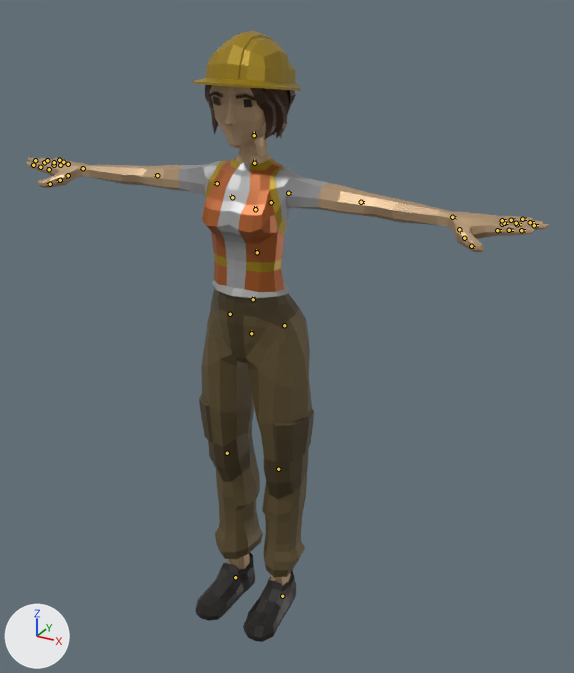
An edit to the glTF model android/app/src/main/assets/www/models/characters/FarmerAnim_F.glb, drawn before and after from the same camera.
Before and after are seen from a 50 mm camera at (1.16, -1.96, 1.96) aimed at (0.07, 0.01, 0.98). Lighting does not change. The marker at lower left points along +X, +Y and +Z. The older version comes first. The bones that change, and the others that lie on the model, are drawn over the model as lines.

Names of what the first picture shows: 'Worker_Body', 'Worker_Feet', 'Worker_Head', 'Worker_Legs'.
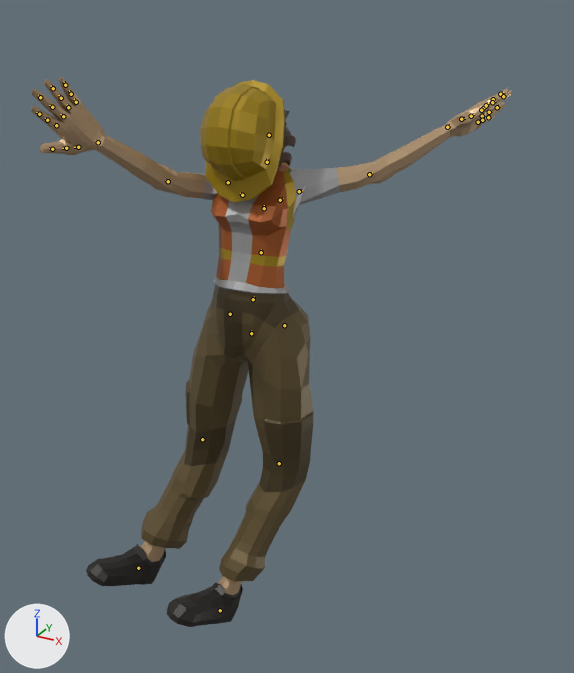
The newer file adds an action. The first version stands in its rest pose; the second is drawn at frame 14 of the action 'Farmer|Punch'.

Location of each change, (x1, y1, x2, y2) in pixels of the pictures (574 x 673 px):
```json
{"object": "Worker_Legs", "change": "posed", "before": [199, 287, 314, 577], "after": [141, 284, 313, 582], "on screen": "49% wider"}
{"object": "Worker_Body", "change": "posed", "before": [26, 154, 549, 299], "after": [31, 77, 512, 294], "on screen": "8% narrower, 49% taller"}
{"object": "Worker_Head", "change": "posed", "before": [193, 31, 301, 156], "after": [200, 80, 296, 203], "on screen": "11% narrower"}
{"object": "Worker_Feet", "change": "posed", "before": [196, 552, 296, 642], "after": [86, 541, 243, 627], "on screen": "56% wider"}
{"bone": "Abdomen", "before": "(253, 299) to (253, 296)", "after": "(253, 299) to (254, 296)"}
{"bone": "Head", "before": "(254, 135) to (254, 131)", "after": "(269, 135) to (267, 134)"}
{"bone": "Shoulder.L", "before": "(271, 202) to (273, 201)", "after": "(280, 200) to (283, 198)"}
{"bone": "UpperArm.L", "before": "(288, 193) to (291, 193)", "after": "(299, 191) to (302, 190)"}
{"bone": "LowerArm.L", "before": "(361, 202) to (364, 202)", "after": "(369, 174) to (372, 172)"}
{"bone": "Shoulder.R", "before": "(232, 197) to (230, 195)", "after": "(242, 195) to (240, 193)"}
{"bone": "UpperArm.R", "before": "(217, 183) to (214, 183)", "after": "(228, 182) to (225, 182)"}
{"bone": "LowerArm.R", "before": "(157, 175) to (154, 175)", "after": "(168, 181) to (165, 180)"}
{"bone": "LowerLeg.L", "before": "(278, 469) to (278, 470)", "after": "(279, 463) to (278, 465)"}
{"bone": "UpperLeg.R", "before": "(230, 314) to (230, 315)", "after": "(230, 314) to (229, 315)"}
{"bone": "LowerLeg.R", "before": "(227, 453) to (227, 454)", "after": "(202, 439) to (202, 441)"}
```

Edits to the scene script, one JSON object a line:
```json
{"block": "bone_abdomen", "where": "bone_abdomen = bpy.data.objects['CharacterArmature'].pose.bones['Abdomen']  # child of 'Hips'"}
{"op": "set", "path": "bone_abdomen.rotation_quaternion", "old": "(1.0, 0.0, 0.0, 0.0)", "new": "(0.996, -0.092, 0.0, 0.003)", "note": "degrees (0, 0, 0) -> degrees (-11, 0, 0)"}
{"block": "bone_head", "where": "bone_head = bpy.data.objects['CharacterArmature'].pose.bones['Head']  # child of 'Neck'"}
{"op": "set", "path": "bone_head.rotation_quaternion", "old": "(1.0, 0.0, 0.0, 0.0)", "new": "(0.724, 0.689, 0.0, 0.0)", "note": "degrees (0, 0, 0) -> degrees (87, 0, 0)"}
{"block": "bone_shoulder_l", "where": "bone_shoulder_l = bpy.data.objects['CharacterArmature'].pose.bones['Shoulder.L']  # child of 'Chest'"}
{"op": "set", "path": "bone_shoulder_l.rotation_quaternion", "old": "(1.0, 0.0, 0.0, 0.0)", "new": "(0.999, -0.033, 0.029, 0.0)", "note": "degrees (0, 0, 0) -> degrees (-4, 3, 0)"}
{"block": "bone_upperarm_l", "where": "bone_upperarm_l = bpy.data.objects['CharacterArmature'].pose.bones['UpperArm.L']  # child of 'Shoulder.L'"}
{"op": "set", "path": "bone_upperarm_l.rotation_quaternion", "old": "(1.0, 0.0, 0.0, 0.0)", "new": "(0.914, 0.216, -0.142, 0.312)", "note": "degrees (0, 0, 0) -> degrees (19, -23, 34)"}
{"block": "bone_lowerarm_l", "where": "bone_lowerarm_l = bpy.data.objects['CharacterArmature'].pose.bones['LowerArm.L']  # child of 'UpperArm.L'"}
{"op": "set", "path": "bone_lowerarm_l.rotation_quaternion", "old": "(1.0, 0.0, 0.0, 0.0)", "new": "(0.976, 0.123, -0.174, -0.046)", "note": "degrees (0, 0, 0) -> degrees (16, -19, -8)"}
{"block": "bone_shoulder_r", "where": "bone_shoulder_r = bpy.data.objects['CharacterArmature'].pose.bones['Shoulder.R']  # child of 'Chest'"}
{"op": "set", "path": "bone_shoulder_r.rotation_quaternion", "old": "(1.0, 0.0, 0.0, 0.0)", "new": "(0.999, -0.033, -0.029, 0.0)", "note": "degrees (0, 0, 0) -> degrees (-4, -3, 0)"}
{"block": "bone_upperarm_r", "where": "bone_upperarm_r = bpy.data.objects['CharacterArmature'].pose.bones['UpperArm.R']  # child of 'Shoulder.R'"}
{"op": "set", "path": "bone_upperarm_r.rotation_quaternion", "old": "(1.0, 0.0, 0.0, 0.0)", "new": "(0.367, 0.561, -0.691, 0.268)", "note": "degrees (0, 0, 0) -> degrees (-4, -126, 80)"}
{"block": "bone_lowerarm_r", "where": "bone_lowerarm_r = bpy.data.objects['CharacterArmature'].pose.bones['LowerArm.R']  # child of 'UpperArm.R'"}
{"op": "set", "path": "bone_lowerarm_r.rotation_quaternion", "old": "(1.0, 0.0, 0.0, 0.0)", "new": "(0.934, 0.014, 0.236, -0.269)", "note": "degrees (0, 0, 0) -> degrees (-6, 27, -34)"}
{"block": "bone_upperleg_l", "where": "bone_upperleg_l = bpy.data.objects['CharacterArmature'].pose.bones['UpperLeg.L']  # child of 'Root'"}
{"op": "set", "path": "bone_upperleg_l.rotation_quaternion", "old": "(1.0, 0.0, 0.0, 0.0)", "new": "(0.98, 0.029, 0.194, 0.021)", "note": "degrees (0, 0, 0) -> degrees (4, 22, 3)"}
{"block": "bone_lowerleg_l", "where": "bone_lowerleg_l = bpy.data.objects['CharacterArmature'].pose.bones['LowerLeg.L']  # child of 'UpperLeg.L'"}
{"op": "set", "path": "bone_lowerleg_l.rotation_quaternion", "old": "(1.0, 0.0, 0.0, 0.0)", "new": "(0.959, -0.283, 0.0, 0.0)", "note": "degrees (0, 0, 0) -> degrees (-33, 0, 0)"}
{"block": "bone_upperleg_r", "where": "bone_upperleg_r = bpy.data.objects['CharacterArmature'].pose.bones['UpperLeg.R']  # child of 'Root'"}
{"op": "set", "path": "bone_upperleg_r.rotation_quaternion", "old": "(1.0, 0.0, 0.0, 0.0)", "new": "(0.981, 0.0, 0.158, 0.115)", "note": "degrees (0, 0, 0) -> degrees (2, 18, 14)"}
{"block": "bone_lowerleg_r", "where": "bone_lowerleg_r = bpy.data.objects['CharacterArmature'].pose.bones['LowerLeg.R']  # child of 'UpperLeg.R'"}
{"op": "set", "path": "bone_lowerleg_r.rotation_quaternion", "old": "(1.0, 0.0, 0.0, 0.0)", "new": "(0.973, -0.23, 0.0, 0.0)", "note": "degrees (0, 0, 0) -> degrees (-27, 0, 0)"}
```
